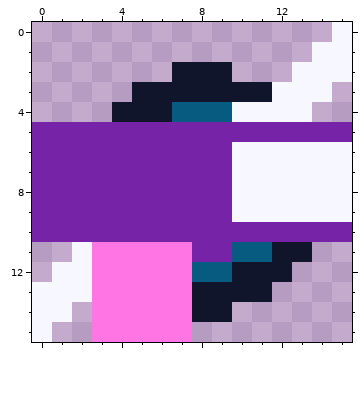
A pixel-art file gets an edit: game/assets/source/original_procedural/projectile_minigun.aseprite. The picture above is the old version.
16x16 pixels, 1 frame.
The same view after the edit:
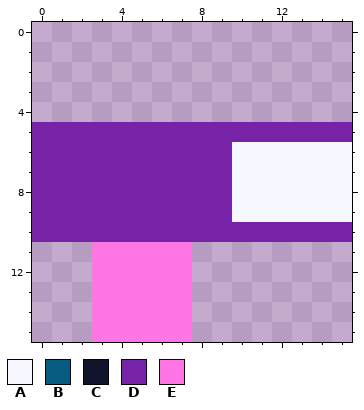
Palette (. is transparent): A #f6f7ff  B #075a80  C #10152b  D #7623a8  E #ff75e3
Changes in this commit:
Changed rows in their new state; - is an unchanged pixel.
first column x 4:
 0 -----------.
 1 ----------..
 2 ---...---...
 3 -..........-
 4 ..........--
first column x 0:
11 --.-----......
12 -..-----.....-
13 ...-----....--
14 ..------..----
15 .-------------
Pixel boxes of the changes (left, top, right, bottom) in both pictures:
erased: (112, 22, 352, 122)
erased: (32, 242, 92, 342)
erased: (192, 242, 312, 322)
